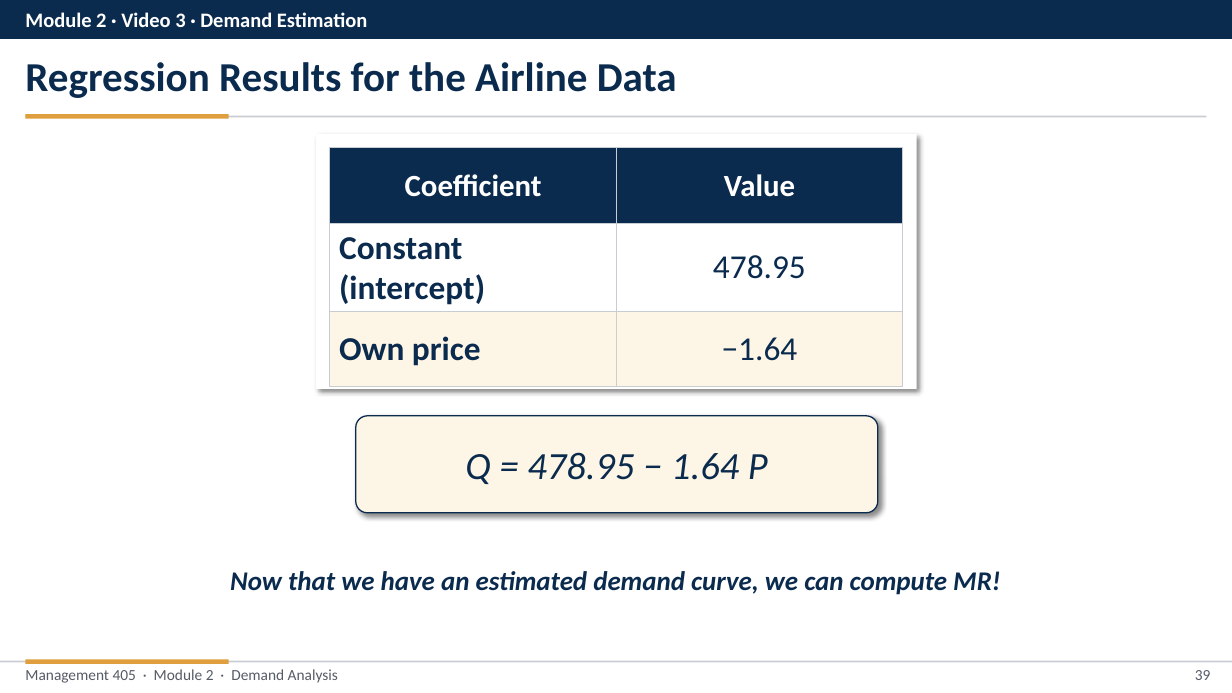
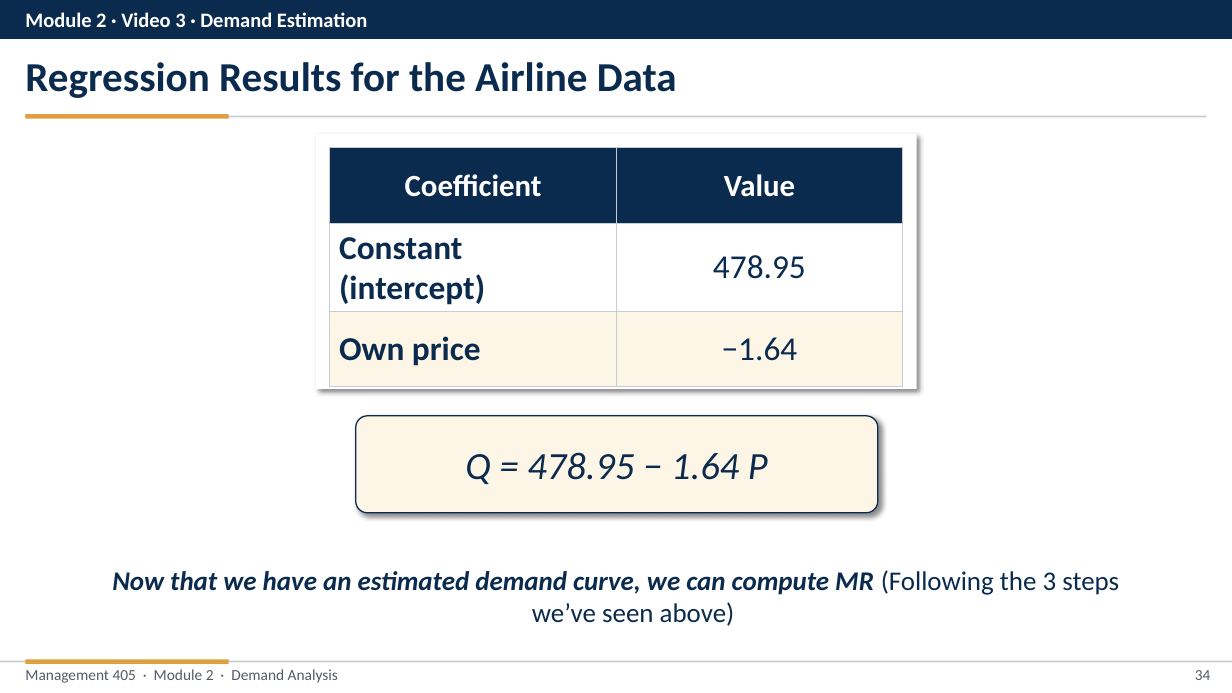
Before and after one commit to nvoigtla/Teaching, a slide deck: slide 34 of 405 Slide Revisions 2026/Module 2/Module 2 - Video Part Revised.pptx (slide 39 before the commit). Drawn at 1232x693 pixels with LibreOffice and Linux fonts; fonts in the diff are those of the drawing. Boxes give left, top, right and bottom in pixels: in the first picture for what was removed or moved away, otherwise in the second. Text is boxed around its words. In the diff, an @@ line names an element or a change of style, - is before the commit and + after.

```diff
--- a/405 Slide Revisions 2026/Module 2/Module 2 - Video Part Revised.pptx
+++ b/405 Slide Revisions 2026/Module 2/Module 2 - Video Part Revised.pptx
@@ text at (112, 570, 1119, 626): text changed @@
-Now that we have an estimated demand curve, we can compute MR!
+Now that we have an estimated demand curve, we can compute MR (Following the 3 steps we’ve seen above)
@@ page number at (1195, 670, 1211, 680): text changed @@
-39
+34
```
Also in this commit, not shown: 9 other slides changed, 12 slides removed, 22 other files.
